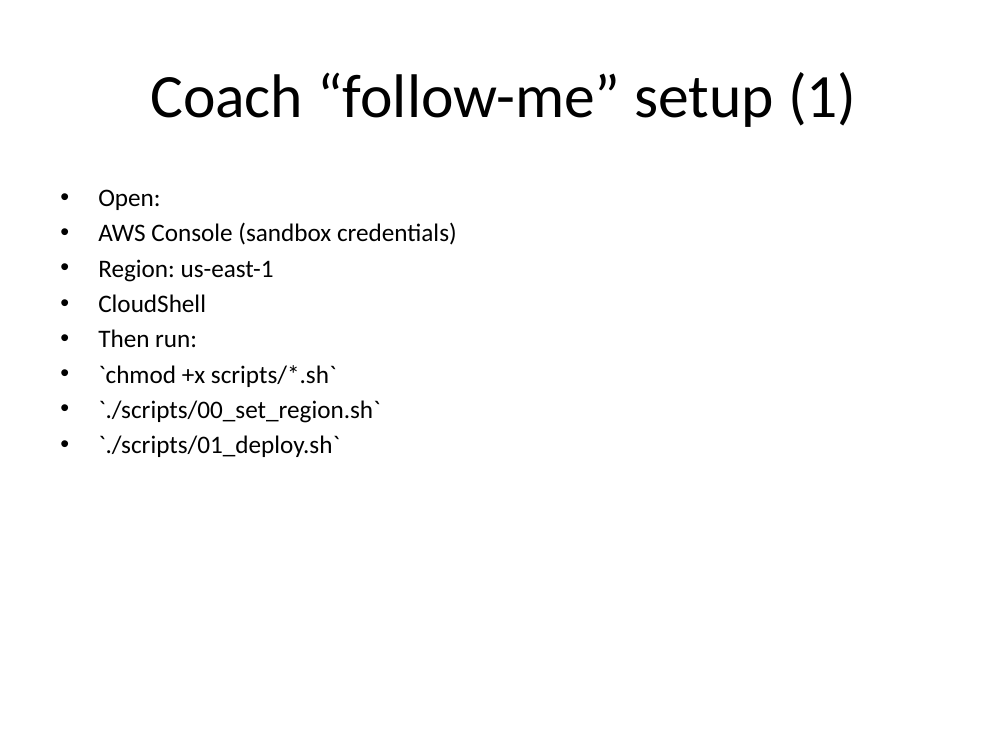
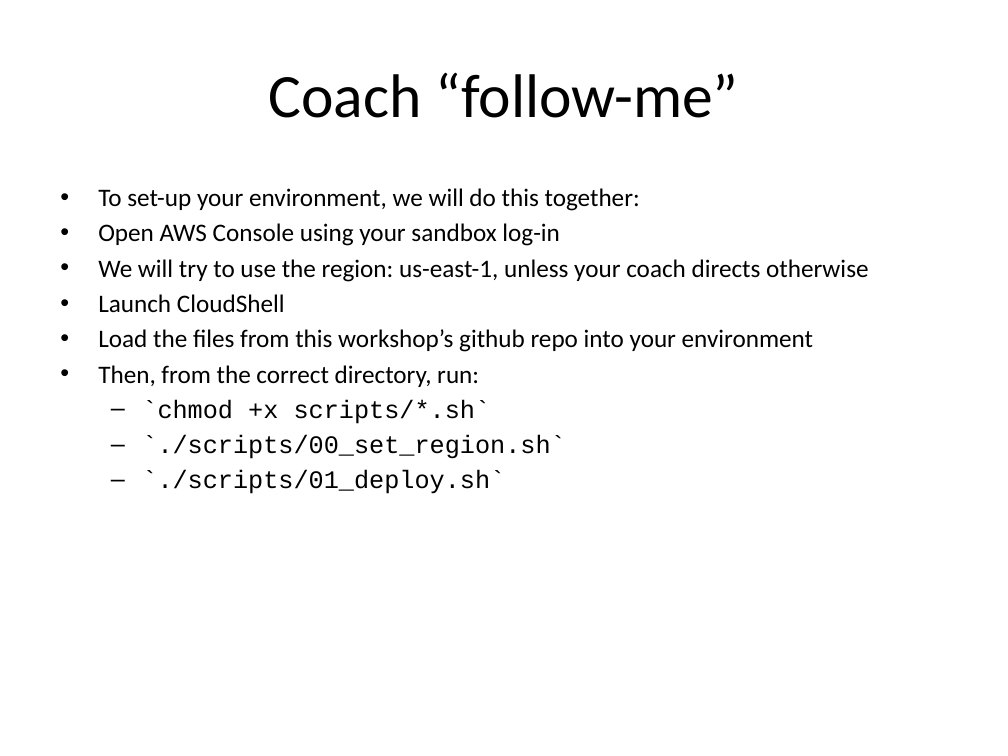
Before and after one commit to Corndel/AI6-5W, a slide deck: slide 10 of slides/morning_deck_scale_or_fail.pptx. Drawn at 1008x756 pixels with LibreOffice and Linux fonts; fonts in the diff are those of the drawing. Boxes give left, top, right and bottom in pixels: in the first picture for what was removed or moved away, otherwise in the second. Text is boxed around its words. In the diff, an @@ line names an element or a change of style, - is before the commit and + after.

Commit message:
Updated the slides
Updated the slides

```diff
--- a/slides/morning_deck_scale_or_fail.pptx
+++ b/slides/morning_deck_scale_or_fail.pptx
@@ title at bbox=[268, 72, 738, 118]: text changed @@
-Coach “follow-me” setup (1)
+Coach “follow-me”
@@ text at bbox=[98, 188, 868, 387]: text changed @@
-• Open:
-• AWS Console (sandbox credentials)
-• Region: us-east-1
-• CloudShell
-• Then run:
+• To set-up your environment, we will do this together:
+• Open AWS Console using your sandbox log-in
+• We will try to use the region: us-east-1, unless your coach directs otherwise
+• Launch CloudShell
+• Load the files from this workshop’s github repo into your environment
+• Then, from the correct directory, run:
@@ text at bbox=[142, 399, 565, 494]: font Calibri to Courier New in "`chmod +x scripts/*.sh`", "`./scripts/00_set_region.sh`", "`./scripts/01_deploy.sh`"; bullet • to –; list level 1 to 2 in "`chmod +x scripts/*.sh`"; list level 1 to 2 in "`./scripts/00_set_region.sh`"; list level 1 to 2 in "`./scripts/01_deploy.sh`" @@
```
Also in this commit, not shown: 15 other slides changed, 1 slide added, 1 other file.
